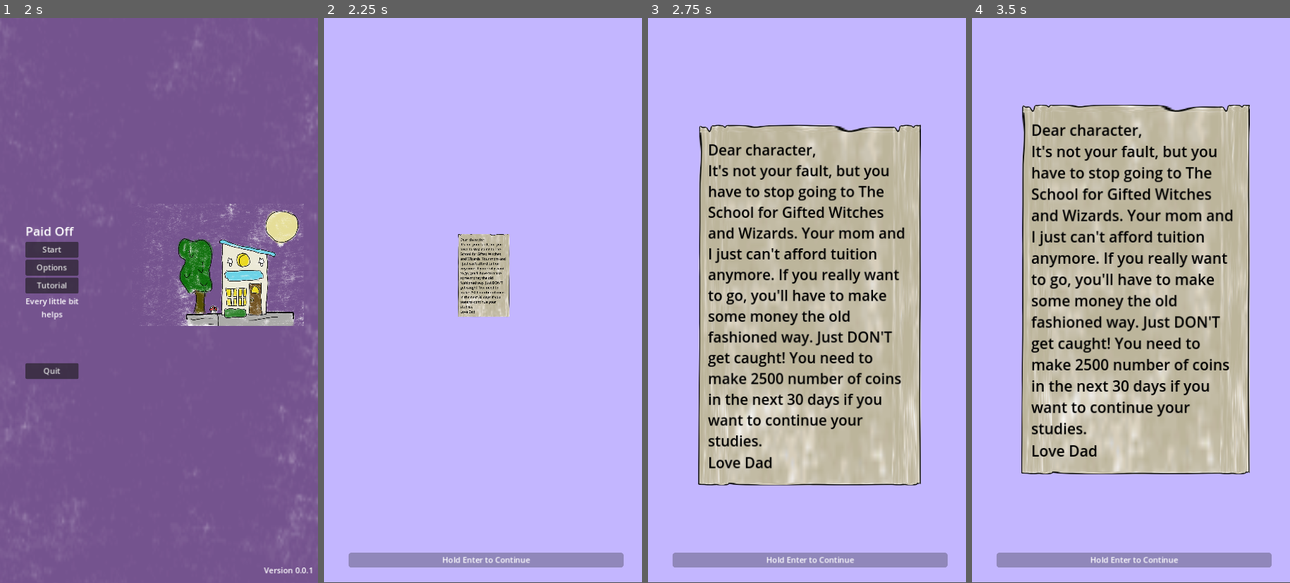
Above: before the commit, frames 1-4 (left to right).
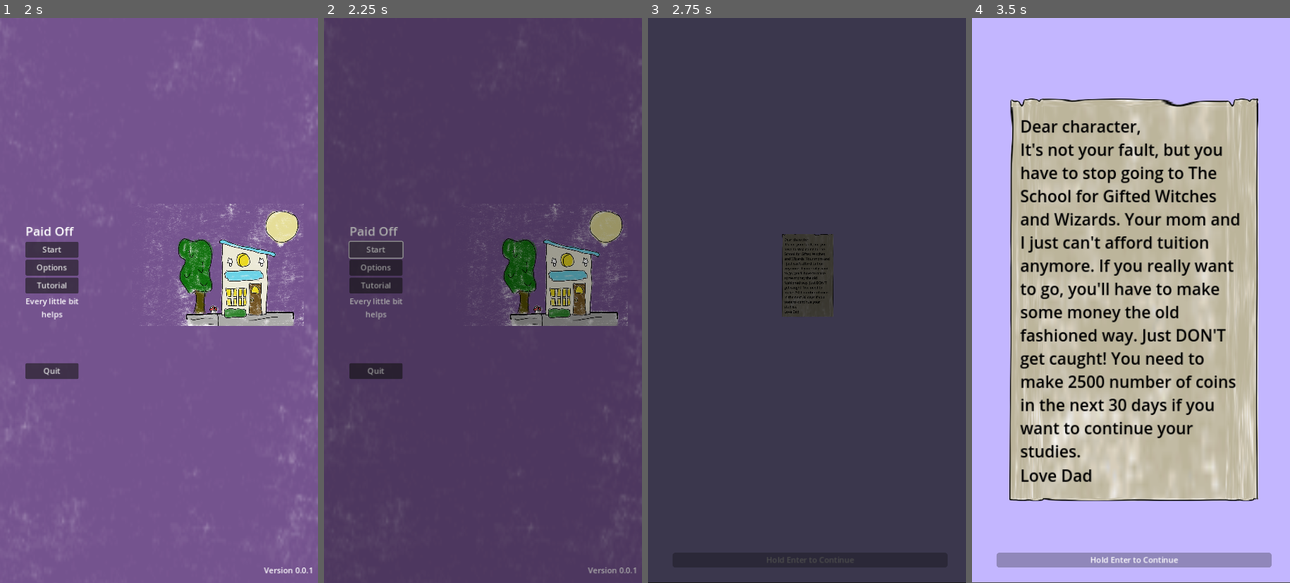
Above: after the commit, the same moments.

Repository: cncarey/PirateSoftwareJam15
Game: Godot game, scene res://Menus/main_menu.tscn
Two runs of this game, one before a commit and one after it. Both use one fixed random seed, a clock stepped at 60 frames per second and the inputs below.
Inputs (mouse positions are in pixels of both pictures, inside the frame that each line leads up to):
- Up to frame 1 (2 s): click "Options" at 0.5 s; click "Return" at 1.25 s
- Up to frame 2 (2.25 s): click "Start" at 2 s
- Up to frame 3 (2.75 s): no input
- Up to frame 4 (3.5 s): tap Enter (ui_accept) at 2.75, 3.02 s; move the mouse to (1200, 272) at 2.77 s; click (1200, 272) at 2.85 s

Frame 1 is identical in both runs. In frame 2, 100% of the frame differs, in the area x 0-100%, y 0-100%; in frame 3, 99%; in frame 4, 26%.

Commit message:
#12 display win/loose #15 add in sound effects
#12 display win/loose #15 add in sound effects for: swap, bad swap, destroy, open/close/accept notice, close notice, coins, UI buttons,

Diff:
--- a/Global.gd
+++ b/Global.gd
@@ -3,6 +3,18 @@
 # Called when the node enters the scene tree for the first time.
 func _ready():
 	pass
+func resetGame():
+	shopOpen = false
+	coins = 0
+	purple = 0
+	blue = 0
+	orange = 0
+	green = 0
+	pink = 0
+	flowers = 0
+	eyes = 0
+	mushrooms = 0
+
 const TUITIONCOST = 2500
 
 @export var shopOpen = false:
@@ -11,7 +23,6 @@
 		shopOpen_changed.emit(shopOpen)
 	get:
 		return shopOpen
-
 @export var coins = 0:
 	set(value):
 		coins = maxi(0, value)
--- a/Menus/Options.gd
+++ b/Menus/Options.gd
@@ -37,6 +37,7 @@
 
 
 func masterVolumeChanged(value: float):
+	SoundManager.playSound("menu")
 	AudioServer.set_bus_volume_db(master_bus, value)
 
 	if value == -30:
@@ -46,6 +47,7 @@
 	pass
 
 func musicVolumeChanged(value: float):
+	SoundManager.playSound("menu")
 	AudioServer.set_bus_volume_db(music_bus, value)
 
 	if value == -30:
@@ -55,6 +57,7 @@
 	pass
 
 func sfxVolumeChanged(value: float):
+	SoundManager.playSound("menu")
 	AudioServer.set_bus_volume_db(sfx_bus, value)
 
 	if value == -30:
@@ -68,3 +71,8 @@
 
 func return_pressed():
 	returnButton.emit()
+
+
+func onHover():
+	SoundManager.playSound("menu")
+	pass # Replace with function body.
--- a/Menus/Options.tscn
+++ b/Menus/Options.tscn
@@ -97,7 +97,10 @@
 theme_override_colors/font_hover_pressed_color = Color(0.992157, 0.890196, 0.34902, 1)
 text = "Return"
 
+[connection signal="mouse_entered" from="VBoxContainer/MasterContainer/MasterSlider" to="." method="onHover"]
 [connection signal="value_changed" from="VBoxContainer/MasterContainer/MasterSlider" to="." method="masterVolumeChanged"]
+[connection signal="mouse_entered" from="VBoxContainer/MusicContainer/MusicSlider" to="." method="onHover"]
 [connection signal="value_changed" from="VBoxContainer/MusicContainer/MusicSlider" to="." method="musicVolumeChanged"]
+[connection signal="mouse_entered" from="VBoxContainer/SFxContainer/SFxSlider" to="." method="onHover"]
 [connection signal="value_changed" from="VBoxContainer/SFxContainer/SFxSlider" to="." method="sfxVolumeChanged"]
 [connection signal="pressed" from="VBoxContainer/ReturnContainer/Button" to="." method="return_pressed"]
--- /dev/null
+++ b/Menus/SoundManager.gd
@@ -0,0 +1,31 @@
+extends Node2D
+
+@onready var sound_player = $SoundPlayer
+
+var destroyFx = preload("res://Assets/Sounds/destroy.mp3")
+var swapFx = preload("res://Assets/Sounds/movePiece.mp3")
+var menuFX = preload("res://Assets/Sounds/menu.mp3")
+var errorFx = preload("res://Assets/Sounds/error.mp3")
+var crumplePaperFx = preload("res://Assets/Sounds/paperCrumple.mp3")
+var coinsFx = preload("res://Assets/Sounds/purchase.mp3")
+# Called when the node enters the scene tree for the first time.
+func _ready():
+	pass # Replace with function body.
+
+func playSound(sound: String):
+	match(sound):
+		"destroy":
+			sound_player.stream = destroyFx
+		"coins":
+			sound_player.stream = coinsFx
+		"error":
+			sound_player.stream = errorFx
+		"menu":
+			sound_player.stream = menuFX
+		"paper":
+			sound_player.stream = crumplePaperFx
+		"swap":
+			sound_player.stream = swapFx
+
+
+	sound_player.play()
--- /dev/null
+++ b/Menus/SoundManager.tscn
@@ -0,0 +1,13 @@
+[gd_scene load_steps=2 format=3 uid="uid://drag2ychqdsde"]
+
+[ext_resource type="Script" path="res://Menus/SoundManager.gd" id="1_raor8"]
+
+[node name="SoundManager" type="Node2D"]
+process_mode = 3
+script = ExtResource("1_raor8")
+
+[node name="MusicPlayer" type="AudioStreamPlayer" parent="."]
+bus = &"Music"
+
+[node name="SoundPlayer" type="AudioStreamPlayer" parent="."]
+bus = &"SFx"
--- a/Menus/main_menu.gd
+++ b/Menus/main_menu.gd
@@ -6,20 +6,27 @@
 func _ready():
 	pass # Replace with function body.
 
+func onHover():
+	SoundManager.playSound("menu")
 
 func _on_start_pressed():
-	#Global.resetGame()
-	#TODO go to the opening cut scene
+	SoundManager.playSound("menu")
+	Global.resetGame()
+	UpgradeManager.resetGame()
+	QuestManager.resetGame()
+	await LevelTransition.fadeToBlack()
 	get_tree().change_scene_to_file("res://Scenes/OpeningScene.tscn")
-	pass # Replace with function body.
+	LevelTransition.fadeFromBlack()
 
 
 func hideOptions():
+	SoundManager.playSound("menu")
 	main_container.show()
 	options_container.hide()
 	pass
 
 func showOptions():
+	SoundManager.playSound("menu")
 	main_container.hide()
 	options_container.show()
 	pass
--- a/Menus/main_menu.tscn
+++ b/Menus/main_menu.tscn
@@ -126,7 +126,11 @@
 layout_mode = 2
 text = "Version 0.0.1"
 
+[connection signal="mouse_entered" from="MainContainer/MainContainer/Start" to="." method="onHover"]
 [connection signal="pressed" from="MainContainer/MainContainer/Start" to="." method="_on_start_pressed"]
+[connection signal="mouse_entered" from="MainContainer/MainContainer/Options" to="." method="onHover"]
 [connection signal="pressed" from="MainContainer/MainContainer/Options" to="." method="showOptions"]
+[connection signal="focus_exited" from="MainContainer/MainContainer/Tutorial" to="." method="onHover"]
+[connection signal="mouse_entered" from="MainContainer/MainContainer/Quit" to="." method="onHover"]
 [connection signal="pressed" from="MainContainer/MainContainer/Quit" to="." method="_on_quit_pressed"]
 [connection signal="returnButton" from="OptionsContainer" to="." method="hideOptions"]
--- a/QuestManager.gd
+++ b/QuestManager.gd
@@ -77,6 +77,14 @@
 # Called when the node enters the scene tree for the first time.
 func _ready():
 	pass # Replace with function body.
+
+func resetGame():
+	curTurn = -1
+	maxTurn = 7
+	curDay = 1
+	questMaxCount = 2
+	maxBoardCount = 4
+	isFrontEnabled = false
 
 func addQuest(q) -> bool:
 	if canAddQuest():
--- a/Scenes/MainShop.gd
+++ b/Scenes/MainShop.gd
@@ -5,15 +5,20 @@
 @onready var grid = $grid
 @onready var front_door = $FrontDoor
 @onready var upgrade_shop = $UpgradShop
+@onready var pause_menu = %PauseMenu
+@onready var options_container = %OptionsContainer
 
-
+var gameEndNotice = preload("res://UI/game_over.tscn")
 var fine = preload("res://UI/fine_notice.tscn")
 var noticeBoard = preload("res://UI/notice_board.tscn")
 var potionNotice = preload("res://UI/potion_notice.tscn")
 
 func _ready():
+	pause_menu.process_mode = Node.PROCESS_MODE_WHEN_PAUSED
 	QuestManager.setTodaysQuests()
 	QuestManager.maxedOutTurnForDay.connect(onEndOfDay)
+	Global.gameWon.connect(OnWin)
+	Global.gameOver.connect(OnLoose)
 	pass # Replace with function body.
 
 func onDayEnd():
@@ -22,6 +27,7 @@
 
 func openNoticeBoard():
 	if !Global.shopOpen:
+		SoundManager.playSound("menu")
 		var nb = noticeBoard.instantiate()
 		center_container.add_child(nb)
 		nb.connect("closeNoticeBoard", closeNoticeBoard)
@@ -80,3 +86,35 @@
 
 func openShop():
 	upgrade_shop.onOpen()
+
+func OnWin():
+	var geN = gameEndNotice.instantiate()
+	geN.won = true
+	center_container.add_child(geN)
+	front_door.pauseInvestigator(true)
+	pass
+
+func OnLoose():
+	var geN = gameEndNotice.instantiate()
+	geN.won = false
+	center_container.add_child(geN)
+	front_door.pauseInvestigator(true)
+	pass
+
+
+func onPauseClicked():
+	pause()
+	#pause_sound.play()
+	options_container.grabReturnFocus()
+
+
+func resumePressed():
+	get_tree().paused = false
+	#unpause_sound.play()
+	pause_menu.visible = !pause_menu.visible
+	pass
+
+
+func pause():
+	get_tree().paused = !get_tree().paused
+	pause_menu.visible = !pause_menu.visible
--- a/Scenes/MainShop.tscn
+++ b/Scenes/MainShop.tscn
@@ -10,6 +10,7 @@
 [ext_resource type="PackedScene" uid="uid://lcdx4tcivkn8" path="res://Scenes/font_door.tscn" id="8_trp1m"]
 [ext_resource type="PackedScene" uid="uid://beivmm4g68h2c" path="res://UI/tuition_progress.tscn" id="8_wm1kx"]
 [ext_resource type="PackedScene" uid="uid://cwvlt4vgehd6u" path="res://UI/upgrad_shop.tscn" id="9_1lk0g"]
+[ext_resource type="PackedScene" uid="uid://cxq44ooukv26n" path="res://Menus/Options.tscn" id="9_rdf7x"]
 
 [sub_resource type="AtlasTexture" id="AtlasTexture_35eem"]
 atlas = ExtResource("4_jjg36")
@@ -78,6 +79,21 @@
 grow_horizontal = 0
 text = "Shop"
 
+[node name="PauseButton" type="Button" parent="CanvasLayer"]
+anchors_preset = 1
+anchor_left = 1.0
+anchor_right = 1.0
+offset_left = -67.0
+offset_top = 98.0
+offset_right = -12.0
+offset_bottom = 129.0
+grow_horizontal = 0
+text = "Pause"
+
+[node name="TuitionProgress" parent="CanvasLayer" instance=ExtResource("8_wm1kx")]
+offset_top = 135.0
+offset_bottom = 203.0
+
 [node name="VBoxContainer" type="VBoxContainer" parent="CanvasLayer"]
 anchors_preset = 4
 anchor_top = 0.5
@@ -115,16 +131,34 @@
 Restock"
 icon = SubResource("AtlasTexture_35eem")
 
-[node name="TextureButton" type="TextureButton" parent="CanvasLayer"]
+[node name="FrontStringButton" type="TextureButton" parent="CanvasLayer"]
 offset_left = 317.8
 offset_top = 6.0
 offset_right = 393.8
 offset_bottom = 177.0
 texture_normal = SubResource("AtlasTexture_uxwal")
 
-[node name="TuitionProgress" parent="CanvasLayer" instance=ExtResource("8_wm1kx")]
-offset_top = 135.0
-offset_bottom = 203.0
+[node name="PauseMenu" type="ColorRect" parent="CanvasLayer"]
+unique_name_in_owner = true
+visible = false
+anchors_preset = 15
+anchor_right = 1.0
+anchor_bottom = 1.0
+grow_horizontal = 2
+grow_vertical = 2
+color = Color(0.764706, 0.713726, 1, 1)
+
+[node name="CenterContainer" type="CenterContainer" parent="CanvasLayer/PauseMenu"]
+layout_mode = 1
+anchors_preset = 15
+anchor_right = 1.0
+anchor_bottom = 1.0
+grow_horizontal = 2
+grow_vertical = 2
+
+[node name="OptionsContainer" parent="CanvasLayer/PauseMenu/CenterContainer" instance=ExtResource("9_rdf7x")]
+unique_name_in_owner = true
+layout_mode = 2
 
 [node name="UpgradShop" parent="." instance=ExtResource("9_1lk0g")]
 
@@ -134,6 +168,8 @@
 
 [connection signal="OpenNoticeBoard" from="CanvasLayer/NoticeBoardButton" to="." method="openNoticeBoard"]
 [connection signal="pressed" from="CanvasLayer/ShopButton" to="." method="openShop"]
+[connection signal="pressed" from="CanvasLayer/PauseButton" to="." method="onPauseClicked"]
 [connection signal="pressed" from="CanvasLayer/MarginContainer/Restock" to="." method="_on_restock_pressed"]
-[connection signal="pressed" from="CanvasLayer/TextureButton" to="." method="onStringPulled"]
+[connection signal="pressed" from="CanvasLayer/FrontStringButton" to="." method="onStringPulled"]
+[connection signal="returnButton" from="CanvasLayer/PauseMenu/CenterContainer/OptionsContainer" to="." method="resumePressed"]
 [connection signal="finePlayer" from="FrontDoor" to="." method="displayFine"]
--- a/Scenes/OpeningScene.gd
+++ b/Scenes/OpeningScene.gd
@@ -15,6 +15,7 @@
 
 # Called when the node enters the scene tree for the first time.
 func _ready():
+	SoundManager.playSound("paper")
 	animation_player.play("OpenPage")
 	pass # Replace with function body.
 
@@ -27,6 +28,13 @@
 	if event.is_action_released("ui_accept"):
 		curPress = 0
 
+var startTriggered = false
 func startGame():
-	get_tree().change_scene_to_file("res://Scenes/MainShop.tscn")
+	if !startTriggered:
+		startTriggered = true
+		await LevelTransition.fadeToBlack()
+		await get_tree().create_timer(.3).timeout
+		get_tree().change_scene_to_file("res://Scenes/MainShop.tscn")
+		LevelTransition.fadeFromBlack()
+
 	pass
--- a/Scenes/OpeningScene.tscn
+++ b/Scenes/OpeningScene.tscn
@@ -112,10 +112,10 @@
 anchor_top = 0.5
 anchor_right = 0.5
 anchor_bottom = 0.5
-offset_left = -201.0
-offset_top = -133.0
-offset_right = 233.0
-offset_bottom = 124.0
+offset_left = 119.0
+offset_top = 435.0
+offset_right = 553.0
+offset_bottom = 692.0
 grow_horizontal = 2
 grow_vertical = 2
 scale = Vector2(1e-05, 1e-05)
--- a/Scenes/grid.gd
+++ b/Scenes/grid.gd
@@ -114,7 +114,18 @@
 			translateMove(pixelToGrid(startTouch.x, startTouch.y), gridPosition)
 			endTouch = get_global_mouse_position()
 
-
+func wasGridTouched():
+	if Input.is_action_just_pressed("ui_touch"):
+		var checkGridPosition = get_global_mouse_position()
+		var gridPosition = pixelToGrid(checkGridPosition.x, checkGridPosition.y)
+		return isInGrid(gridPosition.x, gridPosition.y)
+
+	if Input.is_action_just_released("ui_touch"):
+		var checkGridPosition = get_global_mouse_position()
+		var gridPosition = pixelToGrid(checkGridPosition.x, checkGridPosition.y)
+		return isInGrid(gridPosition.x, gridPosition.y)
+
+	return false
 
 func swapPotions(column: int, row: int, direction: Vector2):
 	var newX = column + direction.x
@@ -124,6 +135,7 @@
 	var endPotion = potions[newX][newY]
 	if startPotion == null || endPotion == null : return
 
+	SoundManager.playSound("swap")
 	lastStart = startPotion
 	lastEnd = endPotion
 	lastGridLoc = Vector2(column, row)
@@ -141,6 +153,7 @@
 
 func swapBack():
 	if lastStart != null && lastEnd != null:
+		SoundManager.playSound("swap")
 		swapPotions(lastGridLoc.x, lastGridLoc.y, lastDirection)
 	curState = moving
 	moveChecked = false
@@ -159,9 +172,15 @@
 		elif diff.y < 0:
 			swapPotions(start.x, start.y, Vector2(0,-1))
 
+
+
 func _process(delta):
 	if curState == moving && !QuestManager.isFrontEnabled && !Global.shopOpen:
 		isTouched()
+	elif curState == moving && QuestManager.isFrontEnabled && !Global.shopOpen:
+		if wasGridTouched():
+			SoundManager.playSound("error")
+			await get_tree().create_timer(.5).timeout
 
 func findMatches():
 	for w in width:
@@ -197,7 +216,7 @@
 					foundMatch = true
 					potions[w][h].queue_free()
 					potions[w][h] = null
-
+					SoundManager.playSound("destroy")
 	moveChecked = true
 	if foundMatch:
 		await get_tree().create_timer(.3).timeout
--- /dev/null
+++ b/UI/LevelTransition.gd
@@ -0,0 +1,17 @@
+extends CanvasLayer
+
+@onready var ani = $AnimationPlayer
+
+# Called when the node enters the scene tree for the first time.
+func _ready():
+	pass # Replace with function body.
+
+
+# Called every frame. 'delta' is the elapsed time since the previous frame.
+func fadeFromBlack():
+	ani.play("FadeFromBlack")
+	await  ani.animation_finished
+
+func fadeToBlack():
+	ani.play("FadeToBlack")
+	await ani.animation_finished
--- /dev/null
+++ b/UI/LevelTransition.tscn
@@ -0,0 +1,76 @@
+[gd_scene load_steps=6 format=3 uid="uid://1bx3dyg88qhi"]
+
+[ext_resource type="Script" path="res://UI/LevelTransition.gd" id="1_fcnq1"]
+
+[sub_resource type="Animation" id="Animation_jmhk1"]
+resource_name = "FadeFromBlack"
+length = 0.5
+tracks/0/type = "value"
+tracks/0/imported = false
+tracks/0/enabled = true
+tracks/0/path = NodePath("AnimationPlayer/ColorRect:color")
+tracks/0/interp = 1
+tracks/0/loop_wrap = true
+tracks/0/keys = {
+"times": PackedFloat32Array(0, 0.5),
+"transitions": PackedFloat32Array(1, 1),
+"update": 0,
+"values": [Color(0, 0, 0, 1), Color(0, 0, 0, 0)]
+}
+
+[sub_resource type="Animation" id="Animation_rebre"]
+resource_name = "FadeToBlack"
+length = 0.5
+tracks/0/type = "value"
+tracks/0/imported = false
+tracks/0/enabled = true
+tracks/0/path = NodePath("AnimationPlayer/ColorRect:color")
+tracks/0/interp = 1
+tracks/0/loop_wrap = true
+tracks/0/keys = {
+"times": PackedFloat32Array(0, 0.5),
+"transitions": PackedFloat32Array(1, 1),
+"update": 0,
+"values": [Color(0, 0, 0, 0), Color(0, 0, 0, 1)]
+}
+
+[sub_resource type="Animation" id="Animation_bjyaq"]
+length = 0.001
+tracks/0/type = "value"
+tracks/0/imported = false
+tracks/0/enabled = true
+tracks/0/path = NodePath("AnimationPlayer/ColorRect:color")
+tracks/0/interp = 1
+tracks/0/loop_wrap = true
+tracks/0/keys = {
+"times": PackedFloat32Array(0),
+"transitions": PackedFloat32Array(1),
+"update": 0,
+"values": [Color(0, 0, 0, 0)]
+}
+
+[sub_resource type="AnimationLibrary" id="AnimationLibrary_yln83"]
+_data = {
+"FadeFromBlack": SubResource("Animation_jmhk1"),
+"FadeToBlack": SubResource("Animation_rebre"),
+"RESET": SubResource("Animation_bjyaq")
+}
+
+[node name="LevelTransition" type="CanvasLayer"]
+process_mode = 3
+script = ExtResource("1_fcnq1")
+
+[node name="AnimationPlayer" type="AnimationPlayer" parent="."]
+libraries = {
+"": SubResource("AnimationLibrary_yln83")
+}
+autoplay = "RESET"
+
+[node name="ColorRect" type="ColorRect" parent="AnimationPlayer"]
+anchors_preset = 15
+anchor_right = 1.0
+anchor_bottom = 1.0
+grow_horizontal = 2
+grow_vertical = 2
+mouse_filter = 2
+color = Color(0, 0, 0, 0)
--- /dev/null
+++ b/UI/game_over.gd
@@ -0,0 +1,27 @@
+extends MarginContainer
+
+@onready var title = %Title
+@onready var message = %Message
+@onready var close_button = %CloseButton
+
+
+var won = false
+var winningEndings = ["You made enough coins to go back to potion schoool next semester."]
+var loosingEndings = ["You didn't make enough coins to go back to potion school next semester."]
+# Called when the node enters the scene tree for the first time.
+func _ready():
+	if won:
+		var winIndex = randi_range(0, winningEndings.size() - 1)
+		title.text = "Congratulations!"
+		message.text = winningEndings[winIndex]
+	else:
+		var looseIndex = randi_range(0, loosingEndings.size() - 1)
+		title.text = "I'm Sorry To Inform You"
+		message.text = loosingEndings[looseIndex]
+	pass # Replace with function body.
+
+
+func onCloseButton():
+	await LevelTransition.fadeToBlack()
+	get_tree().change_scene_to_file("res://Menus/main_menu.tscn")
+	LevelTransition.fadeFromBlack()
--- /dev/null
+++ b/UI/game_over.tscn
@@ -0,0 +1,40 @@
+[gd_scene load_steps=4 format=3 uid="uid://bl21upak7o1qq"]
+
+[ext_resource type="Script" path="res://UI/game_over.gd" id="1_e8njo"]
+[ext_resource type="Texture2D" uid="uid://q7lgopk72l3c" path="res://Assets/alchemyArt.png" id="2_h6b0v"]
+
+[sub_resource type="AtlasTexture" id="AtlasTexture_oid8b"]
+atlas = ExtResource("2_h6b0v")
+region = Rect2(164, 168, 72, 68)
+
+[node name="GameOver" type="MarginContainer"]
+offset_right = 40.0
+offset_bottom = 40.0
+script = ExtResource("1_e8njo")
+
+[node name="NinePatchRect" type="NinePatchRect" parent="."]
+layout_mode = 2
+texture = SubResource("AtlasTexture_oid8b")
+
+[node name="MarginContainer" type="MarginContainer" parent="."]
+layout_mode = 2
+
+[node name="VBoxContainer" type="VBoxContainer" parent="MarginContainer"]
+layout_mode = 2
+
+[node name="Title" type="Label" parent="MarginContainer/VBoxContainer"]
+unique_name_in_owner = true
+layout_mode = 2
+text = "Congrat/I'm Sorry To Inform You"
+
+[node name="Message" type="RichTextLabel" parent="MarginContainer/VBoxContainer"]
+unique_name_in_owner = true
+layout_mode = 2
+fit_content = true
+
+[node name="CloseButton" type="Button" parent="MarginContainer/VBoxContainer"]
+unique_name_in_owner = true
+layout_mode = 2
+text = "Close"
+
+[connection signal="pressed" from="MarginContainer/VBoxContainer/CloseButton" to="." method="onCloseButton"]
--- a/UI/notice_board_button.gd
+++ b/UI/notice_board_button.gd
@@ -20,4 +20,5 @@
 	pass # Replace with function body.
 
 func closeNoticeBoard():
+	SoundManager.playSound("menu")
 	disabled = false
--- a/UI/potion_notice.gd
+++ b/UI/potion_notice.gd
@@ -45,11 +45,15 @@
 func acceptQuest():
 	#push the requiredIngrediants and remove the items in the board
 	if QuestManager.addQuest(quest):
+		SoundManager.playSound("paper")
 		acceptedNotice.emit()
 		queue_free()
+	else:
+		SoundManager.playSound("error")
 	pass
 
 func closeQuest():
+	SoundManager.playSound("menu")
 	queue_free()
 	pass
 
--- a/UI/quest_item.gd
+++ b/UI/quest_item.gd
@@ -87,35 +87,32 @@
 			Global.tryTakeGreen(quest[3])
 		if quest.has(4):
 			Global.tryTakePink(quest[4])
+		SoundManager.playSound("coins")
 		QuestManager.completeQuest(quest)
 		queue_free()
 	pass
 
 func onRemove():
+	SoundManager.playSound("menu")
 	QuestManager.removeQuest(quest)
 	queue_free()
 
 func onPurpleChange(count):
 	if quest.has(0):
-		if count >= quest[0]:
-			purple_icon.material.set_shader_parameter("start", true)
+		purple_icon.material.set_shader_parameter("start", count >= quest[0])
 
 func onBlueChange(count):
 	if quest.has(1):
-		if count >= quest[1]:
-			blue_icon.material.set_shader_parameter("start", true)
+		blue_icon.material.set_shader_parameter("start", count >= quest[1])
 
 func onOrangeChange(count):
 	if quest.has(2):
-		if count >= quest[2]:
-			orange_icon.material.set_shader_parameter("start", true)
+		orange_icon.material.set_shader_parameter("start", count >= quest[2])
 
 func onGreenChange(count):
 	if quest.has(3):
-		if count >= quest[3]:
-			green_icon.material.set_shader_parameter("start", true)
+		green_icon.material.set_shader_parameter("start", count >= quest[3])
 
 func onPinkChange(count):
 	if quest.has(4):
-		if count >= quest[4]:
-			pink_icon.material.set_shader_parameter("start", true)
+		pink_icon.material.set_shader_parameter("start", count >= quest[4])
--- a/UI/upgrad_shop.gd
+++ b/UI/upgrad_shop.gd
@@ -31,7 +31,9 @@
 		pass
 	pass # Replace with function body.
 
-func updateSelected(_shopItem, upgrade):
+func updateSelected(_shopItem, upgrade, playSound = true):
+	if playSound:
+		SoundManager.playSound("menu")
 	curShopItem = _shopItem
 	curUpgrade = upgrade
 	upgrade_title.text = upgrade["DisplayName"]
@@ -60,29 +62,36 @@
 			isPurchasable(glbCoins, curCost)
 
 func isPurchasable(glbCoins, upgradCost):
+	purchase_button.disabled = false
 	if glbCoins >= upgradCost:
-		purchase_button.disabled = false
 		purchase_button.modulate = Color(1,1,1,1)
 	else:
-		purchase_button.disabled = true
 		purchase_button.modulate = Color(1,1,1,.5)
 
 func purchaseUpgrade():
+	if curUpgrade == null:
+		SoundManager.playSound("error")
+		return
+
 	var costs = curUpgrade["Cost"]
 	if costs.size() > curUpgrade["CurIncrease"]:
 		var curCost = costs[curUpgrade["CurIncrease"]]
 		if Global.tryTakeCoins(curCost):
+			SoundManager.playSound("coins")
 			curUpgrade["CurIncrease"] += 1
-			updateSelected(curShopItem, curUpgrade)
+			updateSelected(curShopItem, curUpgrade, false)
 			curShopItem.updateUpgrade()
-		pass
+		else:
+			SoundManager.playSound("error")
 
 func onOpen():
+	SoundManager.playSound("menu")
 	Global.shopOpen = true
 	if shop_container.scale.x != 1:
 		animation_player.play("SlideOut")
 
 func onClose():
+	SoundManager.playSound("menu")
 	Global.shopOpen = false
 	animation_player.play("SlideIn")
 	ShopClosed.emit()
--- a/UpgradeManager.gd
+++ b/UpgradeManager.gd
@@ -68,6 +68,11 @@
 func _ready():
 	pass # Replace with function body.
 
+func resetGame():
+	for key in upgrades:
+		var upgrade = upgrades[key]
+		upgrade["CurIncrease"] = 0
+	pass
 
 func tryUpgrade(u):
 	if u["CurIncrease"] < u["MaxIncrease"]:
--- a/project.godot
+++ b/project.godot
@@ -18,8 +18,10 @@
 [autoload]
 
 Global="*res://Global.gd"
+LevelTransition="*res://UI/LevelTransition.tscn"
 UpgradeManager="*res://UpgradeManager.gd"
 QuestManager="*res://QuestManager.gd"
+SoundManager="*res://Menus/SoundManager.tscn"
 
 [display]
 
Not shown, added: Assets/Sounds/destroy.mp3.import
Not shown, added: Assets/Sounds/error.mp3.import
Not shown, added: Assets/Sounds/menu.mp3.import
Not shown, added: Assets/Sounds/movePiece.mp3.import
Not shown, added: Assets/Sounds/paperCrumple.mp3.import
Not shown, added: Assets/Sounds/purchase.mp3.import
Not shown: 1 places in Scenes/MainShop.tscn that only renumber resources
Not shown, added: Assets/Sounds/destroy.mp3
Not shown, added: Assets/Sounds/error.mp3
Not shown, added: Assets/Sounds/menu.mp3
Not shown, added: Assets/Sounds/movePiece.mp3
Not shown, added: Assets/Sounds/paperCrumple.mp3
(and 1 more such lines)
